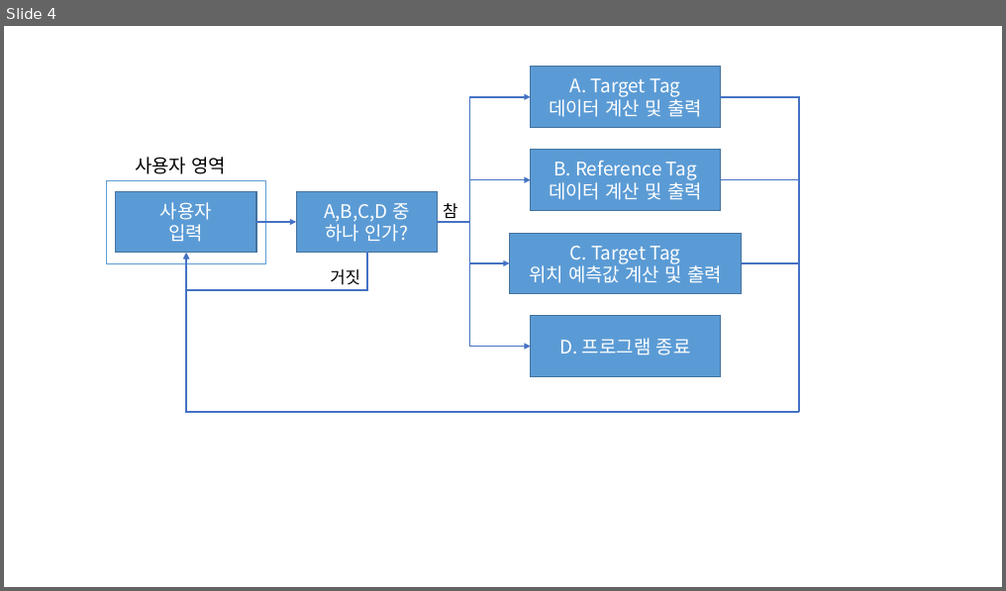
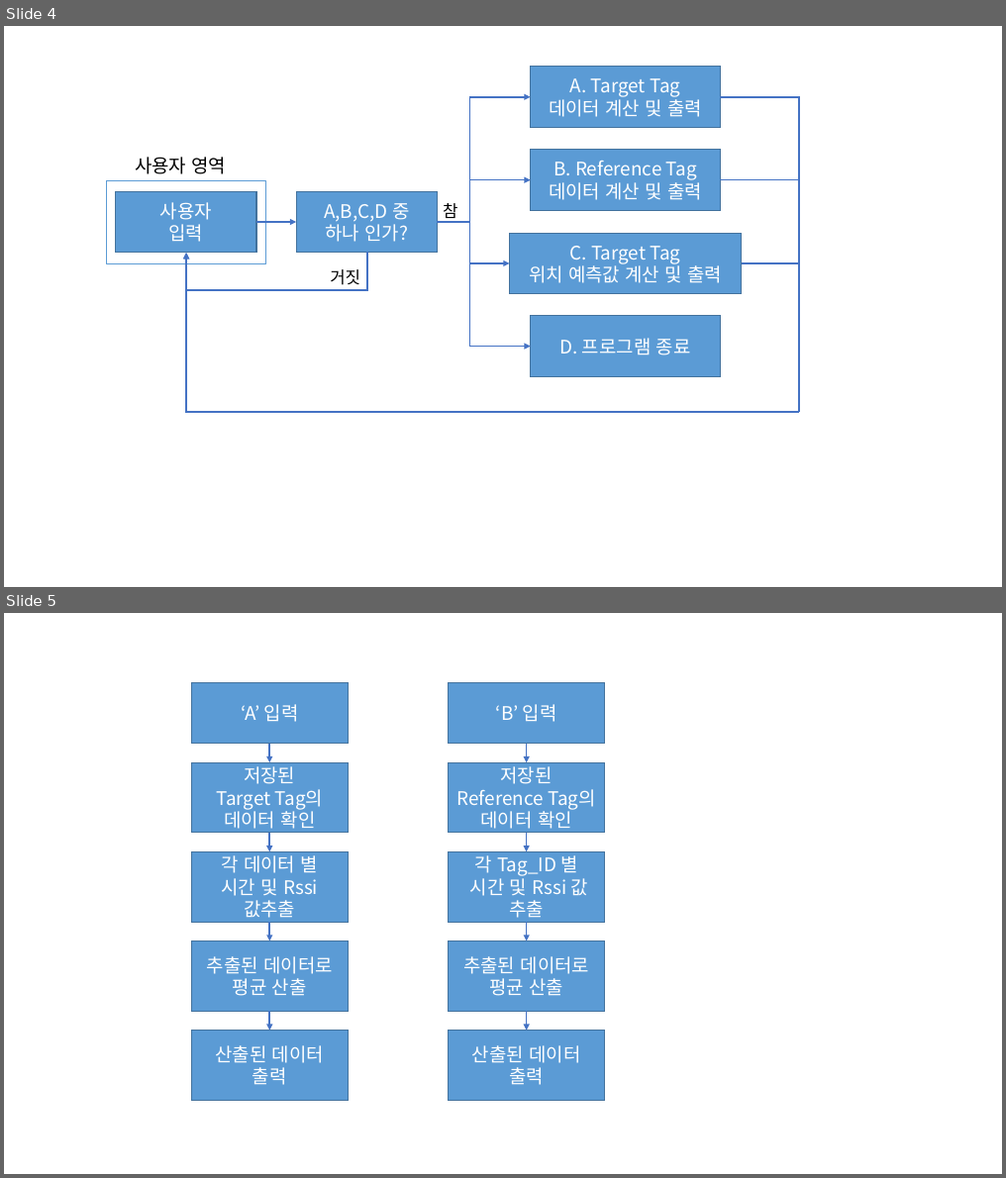
Before and after one commit to Hameling/PBL_Project, a slide deck: sourceFile/Project2/개인프로젝트2_순서도.pptx. Shown one above the other, each under a label of ours: slide 4 before the commit, slides 4 and 5 after it. The pictures are 1006x591 and 1006x1178 pixels, drawn with LibreOffice and Linux fonts; fonts in the diff are those of the drawing. Boxes give left, top, right and bottom in pixels: in the first picture for what was removed or moved away, otherwise in the second. Text is boxed around its words. In the diff, an @@ line names an element or a change of style, - is before the commit and + after.

```diff
--- a/sourceFile/Project2/개인프로젝트2_순서도.pptx
+++ b/sourceFile/Project2/개인프로젝트2_순서도.pptx
@@ slide 5 added at (4, 613, 1002, 1174), background #FFFFFF @@
@@ rectangle added at (191, 682, 348, 744), fill #5B9BD5, outline #43739E 1 pt, 18 pt, text #FFFFFF @@
+‘A’ 입력
@@ rectangle added at (448, 682, 604, 744), fill #5B9BD5, outline #43739E 1 pt, 18 pt, text #FFFFFF @@
+‘B’ 입력
@@ arrow added from (269, 744) to (269, 762), #4472C4 1.5 pt @@
@@ arrow added from (527, 744) to (527, 762), #4472C4 1.5 pt @@
@@ rectangle added at (191, 762, 348, 833), fill #5B9BD5, outline #43739E 1 pt, 18 pt, text #FFFFFF @@
+저장된
+Target Tag의
+데이터 확인
@@ rectangle added at (448, 762, 604, 833), fill #5B9BD5, outline #43739E 1 pt, 18 pt, text #FFFFFF @@
+저장된
+Reference Tag의
+데이터 확인
@@ arrow added from (269, 833) to (269, 852), #4472C4 1.5 pt @@
@@ arrow added from (527, 833) to (527, 852), #4472C4 1.5 pt @@
@@ rectangle added at (191, 852, 348, 922), fill #5B9BD5, outline #43739E 1 pt, 18 pt, text #FFFFFF @@
+각 데이터 별
+시간 및 Rssi 값추출
@@ rectangle added at (448, 852, 604, 922), fill #5B9BD5, outline #43739E 1 pt, 18 pt, text #FFFFFF @@
+각 Tag_ID 별
+시간 및 Rssi 값
+추출
@@ arrow added from (269, 922) to (269, 942), #4472C4 1.5 pt @@
@@ arrow added from (527, 922) to (527, 942), #4472C4 1.5 pt @@
@@ rectangle added at (191, 942, 348, 1012), fill #5B9BD5, outline #43739E 1 pt, 18 pt, text #FFFFFF @@
+추출된 데이터로 평균 산출
@@ rectangle added at (448, 942, 604, 1012), fill #5B9BD5, outline #43739E 1 pt, 18 pt, text #FFFFFF @@
+추출된 데이터로 평균 산출
@@ arrow added from (269, 1011) to (269, 1031), #4472C4 1.5 pt @@
@@ arrow added from (527, 1011) to (527, 1031), #4472C4 1.5 pt @@
@@ rectangle added at (191, 1031, 348, 1101), fill #5B9BD5, outline #43739E 1 pt, 18 pt, text #FFFFFF @@
+산출된 데이터
+출력
@@ rectangle added at (448, 1031, 604, 1101), fill #5B9BD5, outline #43739E 1 pt, 18 pt, text #FFFFFF @@
+산출된 데이터
+출력
```
Also in this commit, not shown: 2 other files.
